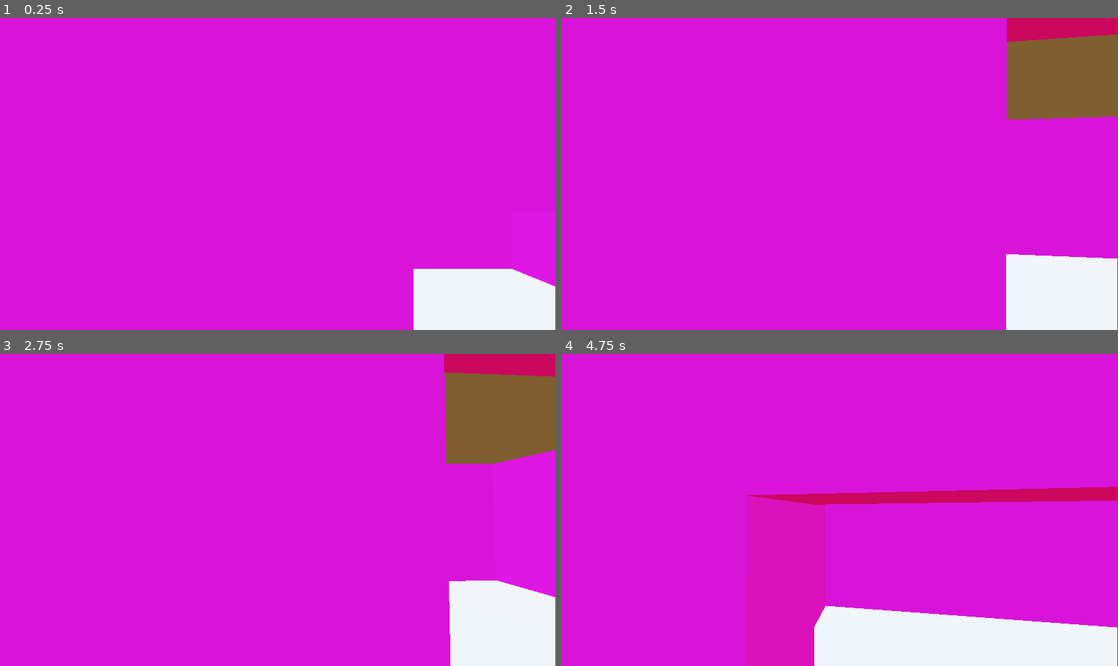
Above: before the commit, frames 1-4 (two rows, left to right).
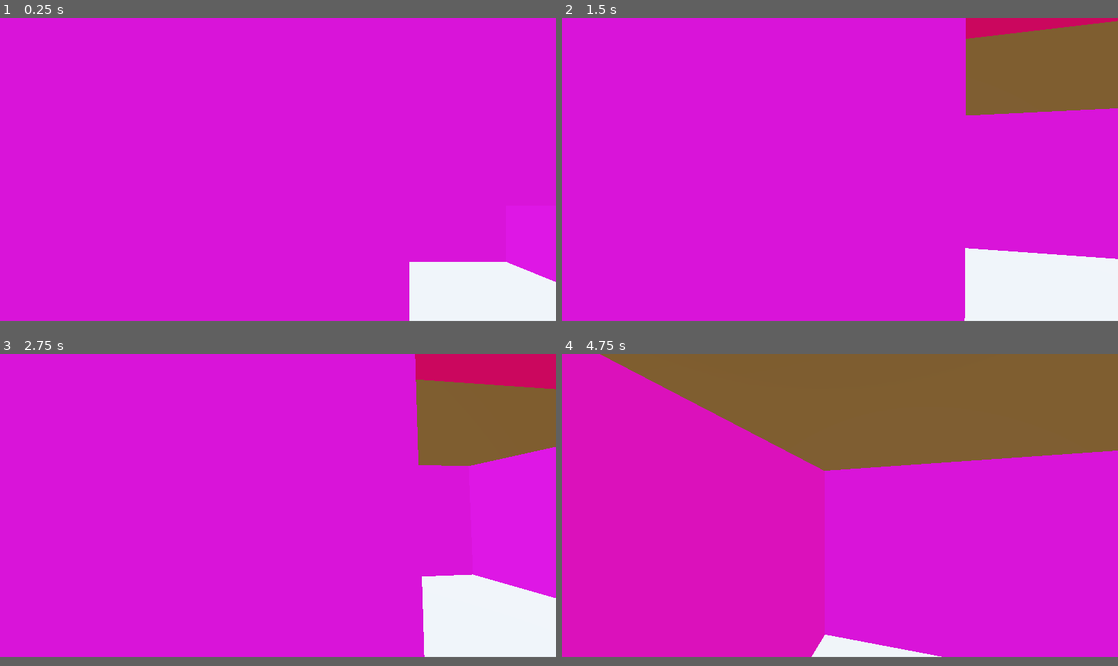
Above: after the commit, the same moments.

Repository: Zeki93/NGJ2025_ToDoList
Game: Godot game, scene res://Scenes/Main/main.tscn
Same seed, same stepped clock (60 frames per second), same inputs: the game is played once before the commit and once after it.
Inputs (mouse positions are in pixels of both pictures, inside the frame that each line leads up to):
- Up to frame 1 (0.25 s): no input
- Up to frame 2 (1.5 s): move the mouse to (867, 174) at 0.52 s; hold Ctrl (crouch) 0.53-1.28 s; hold Up (forward) from 0.53 s (still down); click (867, 174) at 0.67 s; tap Space (jump) at 0.77 s; move the mouse to (812, 174) at 1.27 s; tap Ctrl (crouch) at 1.35 s
- Up to frame 3 (2.75 s): keep holding Up (forward); tap Space (jump) at 1.52 s; move the mouse to (289, 503) at 2.02 s; hold Ctrl (crouch) from 2.03 s (still down)
- Up to frame 4 (4.75 s): keep holding Up (forward); tap Enter at 2.75 s; move the mouse to (834, 516) at 2.77 s; release Ctrl (crouch) at 2.78 s; tap Ctrl (crouch) at 2.85, 4.35 s; click (834, 516) at 2.92 s; tap Space (jump) at 3.02, 3.77, 4.52 s; move the mouse to (878, 513) at 3.52 s; hold Ctrl (crouch) 3.53-4.28 s; move the mouse to (795, 506) at 4.27 s
In our replay, the window is 799x449 before the commit and 800x436 after it. These sizes can differ from the game's own. Grey fills any space a smaller window leaves; there, only what the larger window draws over its background counts as a difference.

The runs differ from the first frame. In frame 1, 1.4% of the frame differs, in the area x 73-100%, y 78-100%; in frame 2, 5.8%; in frame 3, 4.7%; in frame 4, 67%, in the area x 0-100%, y 0-100%.

Commit message:
Reverted settings

Diff:
--- a/ngj2025_todolist/project.godot
+++ b/ngj2025_todolist/project.godot
@@ -18,6 +18,11 @@
 
 SignalBus="*res://Globals/signal_bus.gd"
 GlobalConfig="*res://Globals/global_config.gd"
+
+[display]
+
+window/size/viewport_width=1980
+window/size/viewport_height=1080
 
 [input]
 
